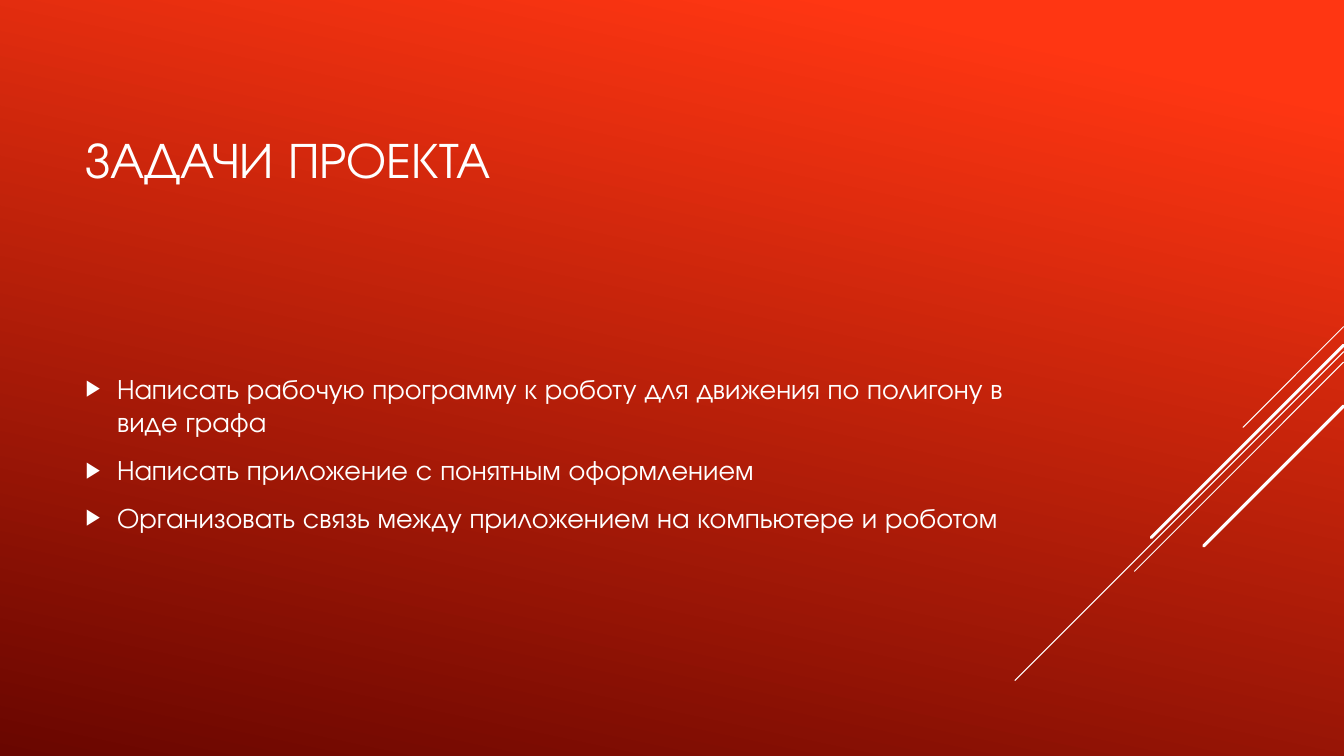
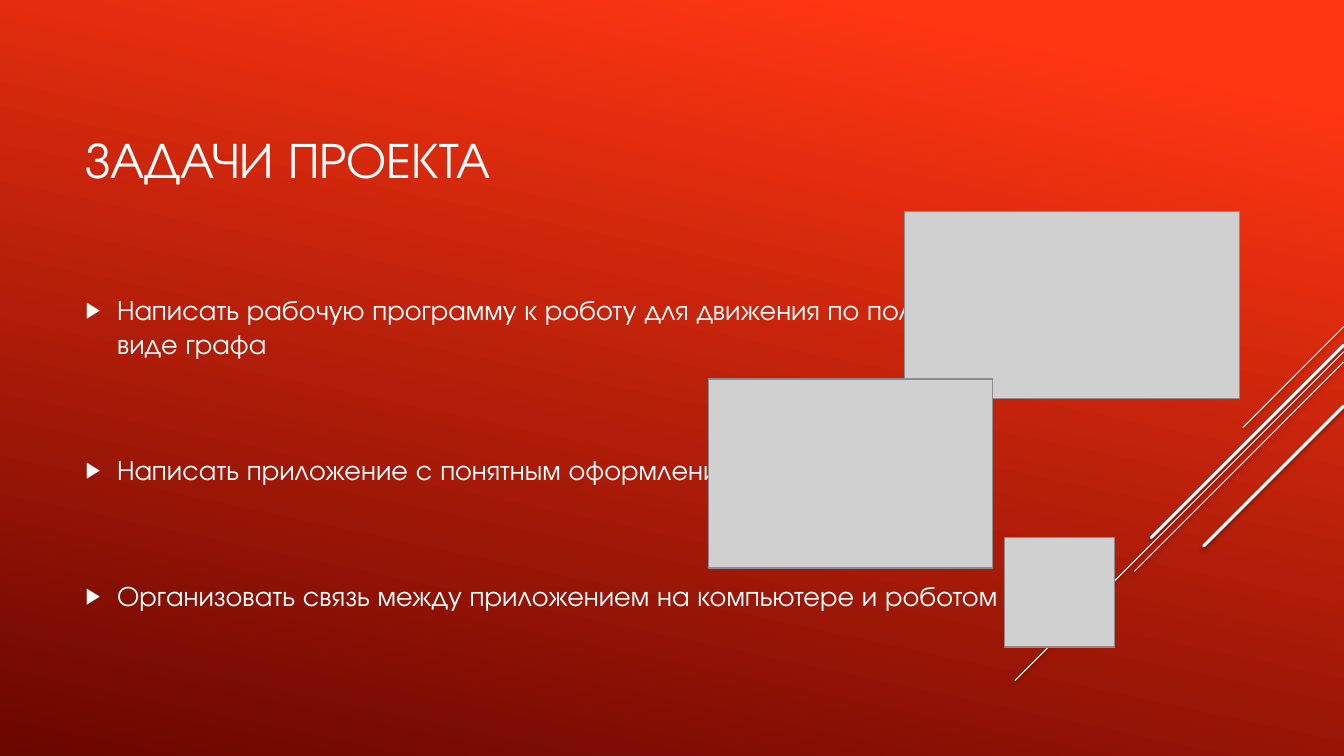
Before and after one commit to TransoChel/ProjectRobotLogistic, a slide deck: slide 3 of Проект «Робот-логист».pptx. Drawn at 1344x756 pixels with LibreOffice and Linux fonts; fonts in the diff are those of the drawing; grey boxes stand for pictures. Boxes give left, top, right and bottom in pixels: in the first picture for what was removed or moved away, otherwise in the second. Text is boxed around its words. In the diff, an @@ line names an element or a change of style, - is before the commit and + after.

```diff
--- a/Проект «Робот-логист».pptx
+++ b/Проект «Робот-логист».pptx
@@ picture added at [905, 211, 1240, 398] @@
@@ text at [117, 295, 982, 359]: text changed @@
-▶ Написать рабочую программу к роботу для движения по полигону в виде графа
+▶ Написать рабочую программу к роботу для движения по полигону виде графа
@@ picture added at [709, 379, 993, 569] @@
@@ text at [117, 455, 997, 611]: less space between paragraphs @@
@@ picture added at [1005, 537, 1115, 647] @@
```
Also in this commit, not shown: 9 other slides changed, 5 slides added.
